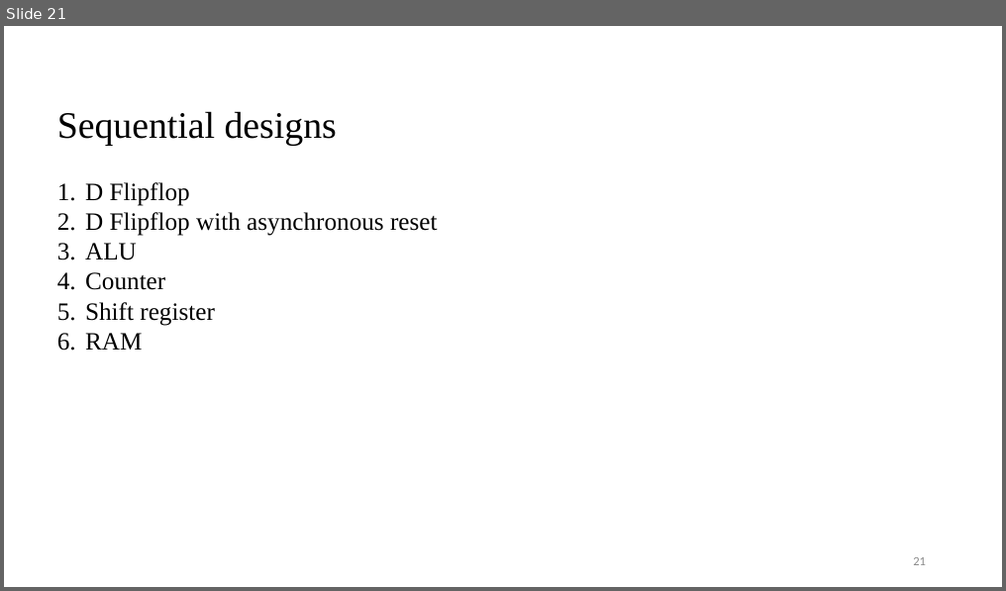
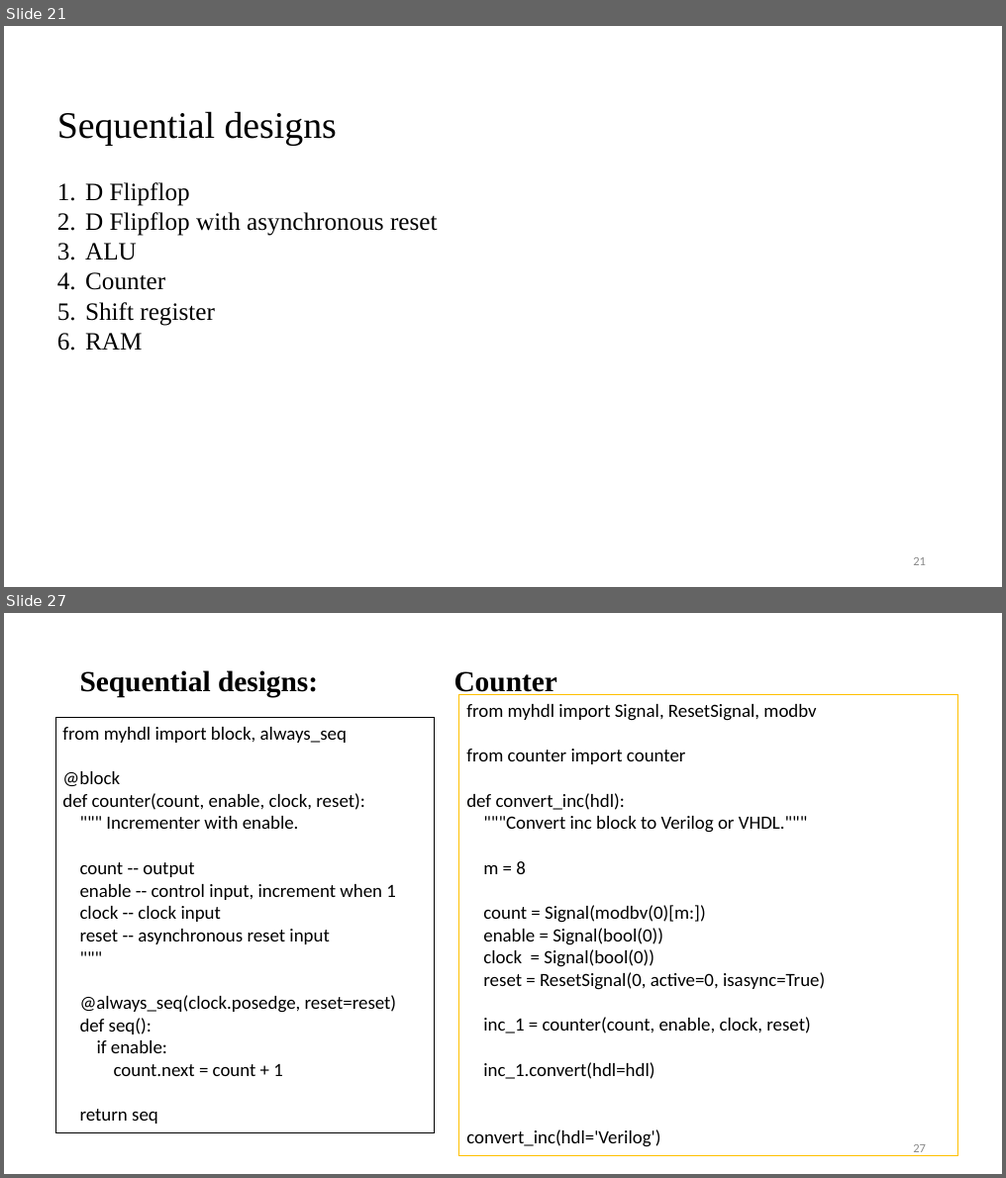
Before and after one commit to visionvlsi/Proj_HLS_phase1, a slide deck: hls_phase1.pptx. Shown one above the other, each under a label of ours: slide 21 before the commit, slides 21 and 27 after it; the slides between them are not shown. The pictures are 1006x591 and 1006x1178 pixels, drawn with LibreOffice and Linux fonts; fonts in the diff are those of the drawing. Boxes give left, top, right and bottom in pixels: in the first picture for what was removed or moved away, otherwise in the second. Text is boxed around its words. In the diff, an @@ line names an element or a change of style, - is before the commit and + after.

```diff
--- a/hls_phase1.pptx
+++ b/hls_phase1.pptx
@@ slide 27 added at (4,613,1002,1174), background #FFFFFF @@
@@ text added at (80,670,557,697), 28 pt, text #000000, bold @@
+Sequential designs: Counter
@@ rectangle added at (459,694,958,1156), outline #FFC000 0.75 pt, 18 pt, text #000000 @@
+from myhdl import Signal, ResetSignal, modbv
+from counter import counter
+def convert_inc(hdl):
+"""Convert inc block to Verilog or VHDL."""
+m = 8
+count = Signal(modbv(0)[m:])
+enable = Signal(bool(0))
+clock = Signal(bool(0))
+reset = ResetSignal(0, active=0, isasync=True)
+inc_1 = counter(count, enable, clock, reset)
+inc_1.convert(hdl=hdl)
+convert_inc(hdl='Verilog')
@@ rectangle added at (55,718,435,1134), outline #000000 0.75 pt, 18 pt, text #000000 @@
+from myhdl import block, always_seq
+@block
+def counter(count, enable, clock, reset):
+""" Incrementer with enable.
+count -- output
+enable -- control input, increment when 1
+clock -- clock input
+reset -- asynchronous reset input
+"""
+@always_seq(clock.posedge, reset=reset)
+def seq():
+if enable:
+count.next = count + 1
+return seq
@@ page number added at (913,1145,926,1157), 12 pt, text #8C8C8C @@
+27
```
Also in this commit, not shown: 8 other slides added.
